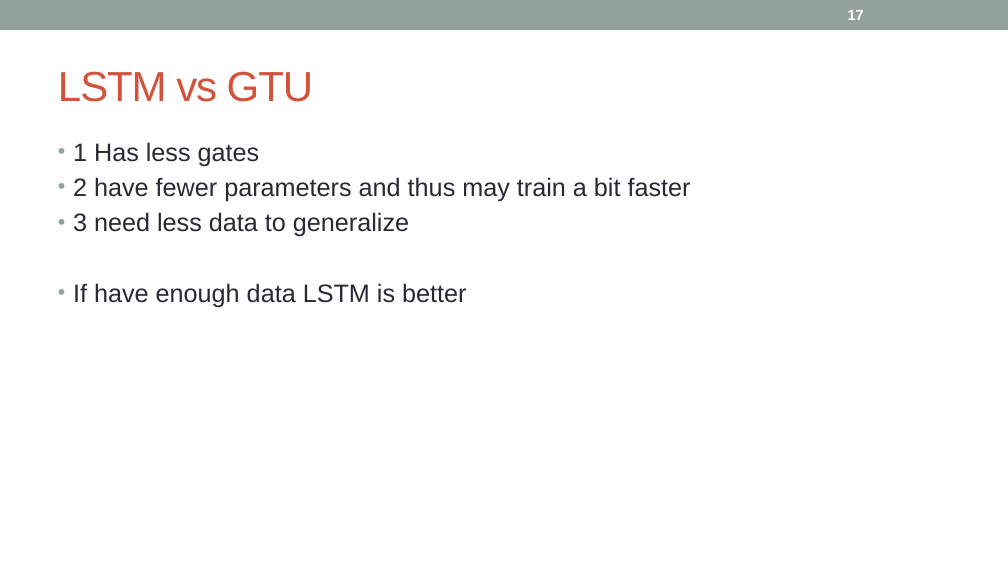
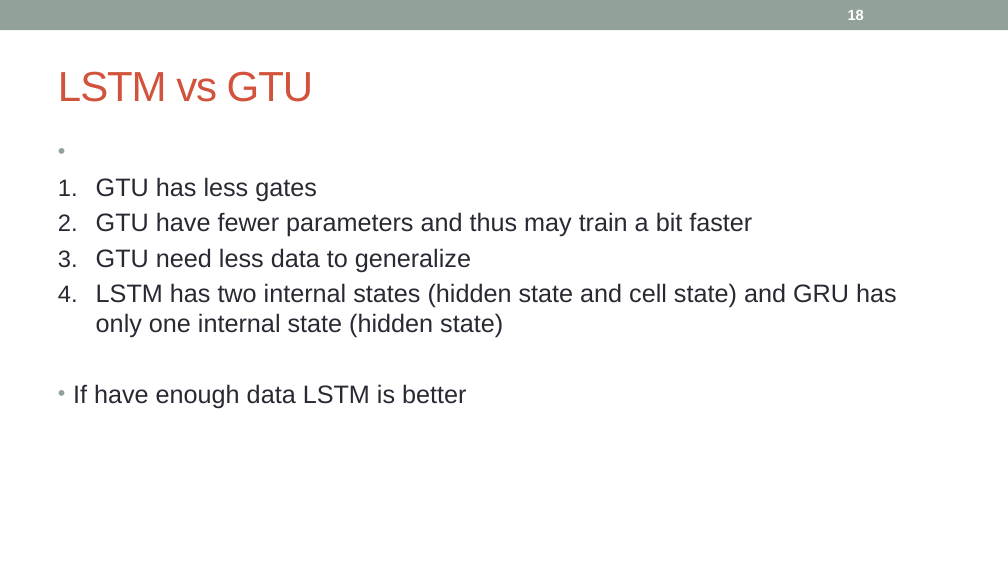
Before and after one commit to nidhiaro/PythonAssignment, a slide deck: slide 18 of 27. LSTM.pptx (slide 17 before the commit). Drawn at 1008x567 pixels with LibreOffice and Linux fonts; fonts in the diff are those of the drawing. Boxes give left, top, right and bottom in pixels: in the first picture for what was removed or moved away, otherwise in the second. Text is boxed around its words. In the diff, an @@ line names an element or a change of style, - is before the commit and + after.

```diff
--- a/27. LSTM.pptx
+++ b/27. LSTM.pptx
@@ page number at <box>848,10,864,20</box>: text changed @@
-17
+18
@@ text at <box>96,177,897,338</box>: text changed @@
-• 1 Has less gates
-• 2 have fewer parameters and thus may train a bit faster
-• 3 need less data to generalize
+1. GTU has less gates
+2. GTU have fewer parameters and thus may train a bit faster
+3. GTU need less data to generalize
+4. LSTM has two internal states (hidden state and cell state) and GRU has only one internal state (hidden state)
```
Also in this commit, not shown: 3 other slides changed, 1 slide added.
